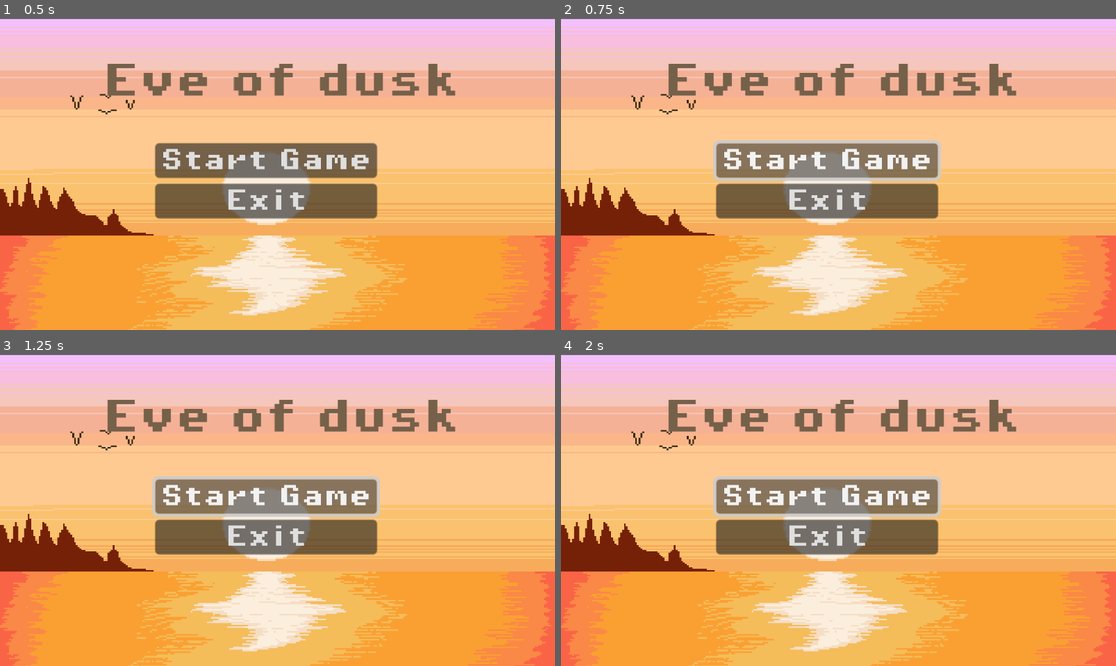
Above: before the commit, frames 1-4 (two rows, left to right).
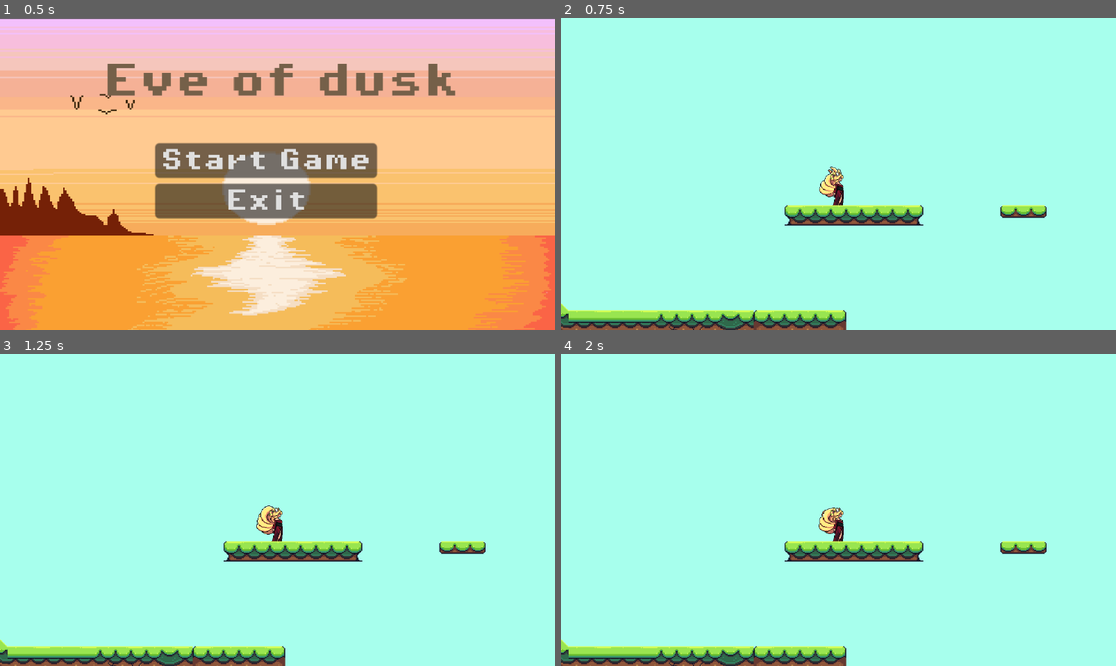
Above: after the commit, the same moments.

Repository: Mgodar42/Eve_of_dusk
Game: Godot game, scene res://Scene/control.tscn
Two runs of this game, one before a commit and one after it. Both use one fixed random seed, a clock stepped at 60 frames per second and the inputs below. This scene is started directly instead of the project's main scene.
Inputs (mouse positions are in pixels of both pictures, inside the frame that each line leads up to):
- Up to frame 1 (0.5 s): no input
- Up to frame 2 (0.75 s): click "Start Game" at 0.5 s
- Up to frame 3 (1.25 s): no input
- Up to frame 4 (2 s): click (827, 497) at 1.25 s, where only the run before the commit has a clickable "Start Game"

Frame 1 is identical in both runs. In frame 2, 100% of the frame differs, in the area x 0-100%, y 0-100%; in frame 3, 100%; in frame 4, 100%.

Commit message:
housekeeping

Diff:
--- a/Scene/Level.tscn
+++ b/Scene/Level.tscn
@@ -86,7 +86,7 @@
 10:10/0/physics_layer_0/polygon_0/points = PackedVector2Array(-24, -24, 23.625, -23.6875, 24, 24, -24, 24)
 13:10/size_in_atlas = Vector2i(3, 3)
 13:10/0 = 0
-13:10/0/physics_layer_0/polygon_0/points = PackedVector2Array(-24, -24, 23.625, -23.6875, 24, 24, -24, 24)
+13:10/0/physics_layer_0/polygon_0/points = PackedVector2Array(-23.9102, -23.9102, 23.9102, -24.1087, 24, 24, -24, 24)
 16:10/size_in_atlas = Vector2i(3, 3)
 16:10/0 = 0
 16:10/0/physics_layer_0/polygon_0/points = PackedVector2Array(-24, -24, 23.625, -23.6875, 24, 24, -24, 24)
@@ -160,7 +160,7 @@
 22:21/0 = 0
 8:16/size_in_atlas = Vector2i(4, 3)
 8:16/0 = 0
-8:16/0/physics_layer_0/polygon_0/points = PackedVector2Array(-20, -24, 20, -24, 24, -16, 24, 16, -4, 24, -24, 16, -24, -16)
+8:16/0/physics_layer_0/polygon_0/points = PackedVector2Array(-8, -8, 8, -8, 8, 8, -8, 8)
 1:13/size_in_atlas = Vector2i(3, 3)
 1:13/0 = 0
 1:13/0/physics_layer_0/polygon_0/points = PackedVector2Array(-24, -24, 23.625, -23.6875, 24, 24, -24, 24)
@@ -217,7 +217,7 @@
 19:16/0/physics_layer_0/polygon_0/points = PackedVector2Array(-24, -24, 23.625, -23.6875, 24, 24, -24, 24)
 22:13/size_in_atlas = Vector2i(3, 3)
 22:13/0 = 0
-22:13/0/physics_layer_0/polygon_0/points = PackedVector2Array(-24, -24, 23.625, -23.6875, 24, 24, -24, 24)
+22:13/0/physics_layer_0/polygon_0/points = PackedVector2Array(-23.9102, -23.9102, 23.9102, -24.1087, 24, 24, -24, 24)
 22:16/size_in_atlas = Vector2i(3, 3)
 22:16/0 = 0
 22:16/0/physics_layer_0/polygon_0/points = PackedVector2Array(-24, -24, 23.625, -23.6875, 24, 24, -24, 24)
--- a/Script/control.gd
+++ b/Script/control.gd
@@ -12,7 +12,7 @@
 
 
 func _on_button_2_pressed() -> void:
-	get_tree().change_scene_to_file("")
+	get_tree().change_scene_to_file("res://Scene/Level.tscn")
 
 
 func _on_button_3_pressed() -> void:
--- a/Script/kitsune.gd
+++ b/Script/kitsune.gd
@@ -28,7 +28,7 @@
 	if direction == 0:
 		animated_sprite.play("IDLE")
 	else:
-		animated_sprite.play("RUN")
+		animated_sprite.play("WALK")
 
 	if direction:
 		velocity.x = direction * SPEED
--- a/project.godot
+++ b/project.godot
@@ -41,8 +41,7 @@
 }
 escape={
 "deadzone": 0.5,
-"events": [Object(InputEventKey,"resource_local_to_scene":false,"resource_name":"","device":-1,"window_id":0,"alt_pressed":false,"shift_pressed":false,"ctrl_pressed":false,"meta_pressed":false,"pressed":false,"keycode":0,"physical_keycode":4194305,"key_label":0,"unicode":0,"location":0,"echo":false,"script":null)
-]
+"events": []
 }
 
 [rendering]
